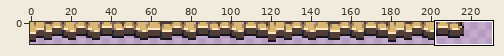
File history of a sprite sheet, ld34-images/map1/bridge3.png. Above: a wide view before the commit, with the close-up outlined.
Close-up. Before:
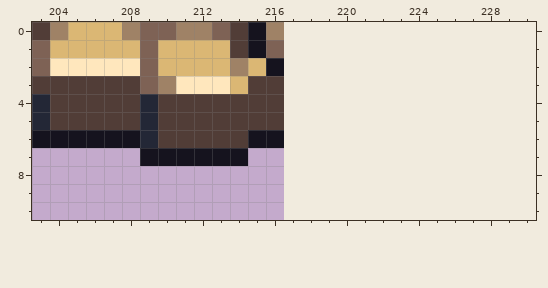
The file is 217x11 pixels. Shown: x 203..230, y 0..10. The old version is drawn lined up with the new one, on the new canvas.
After:
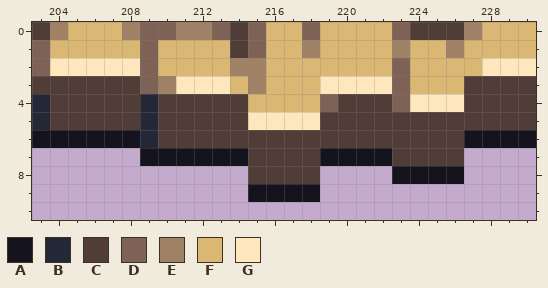
Palette (. is transparent): A #15131e  B #232736  C #513d37  D #7e6255  E #9f8266  F #dbb774  G #ffe7bd
Difference:
canvas 217x11 -> 231x11
Changed rows in their new state; - is an unchanged pixel.
first column x 215:
 0 DFFDFFFFDCCCEFFF
 1 DFFEFFFFEFFEFFFF
 2 EFFFFFFFDFFFFGGG
 3 EFFFGGGGDFFFCCCC
 4 FFFFDCCCDGGGCCCC
 5 GGGGCCCCCCCCCCCC
 6 CCCCCCCCCCCCAAAA
 7 CCCCAAAACCCC----
 8 CCCC----AAAA----
 9 AAAA------------
Where, in picture pixels (left, top, right, bottom), the same in both close-ups:
changed: (248, 22, 536, 202)
